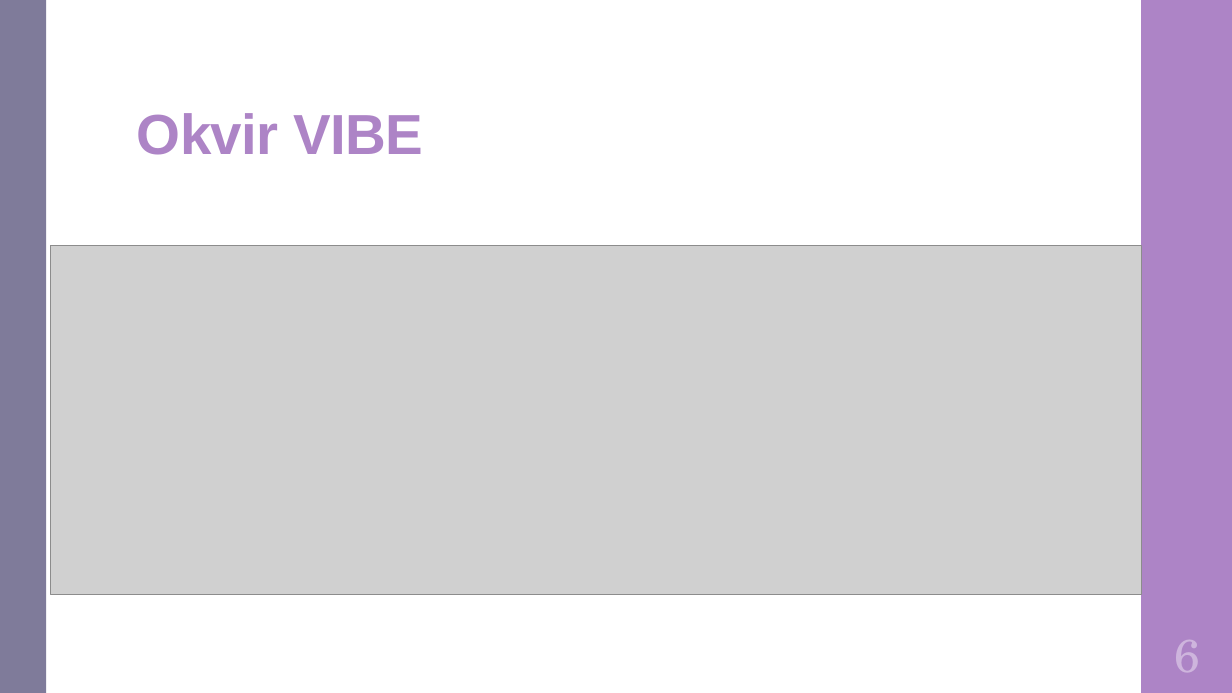
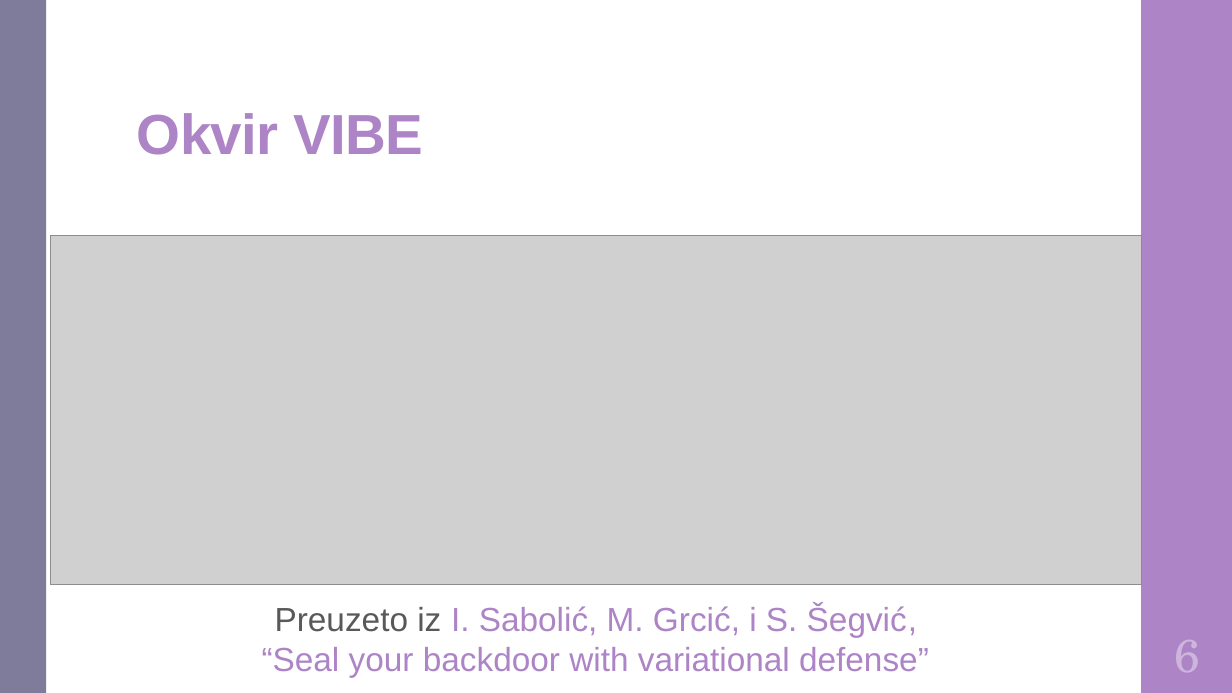
Before and after one commit to DomJamb/Diplomski-Rad-Doku, a slide deck: slide 8 of Prezentacija/Varijacijsko učenje na zašumljenim oznakama.pptx. Drawn at 1232x693 pixels with LibreOffice and Linux fonts; fonts in the diff are those of the drawing; grey boxes stand for pictures. Boxes give left, top, right and bottom in pixels: in the first picture for what was removed or moved away, otherwise in the second. Text is boxed around its words. In the diff, an @@ line names an element or a change of style, - is before the commit and + after.

Commit message:
presentation v1

```diff
--- a/Prezentacija/Varijacijsko učenje na zašumljenim oznakama.pptx
+++ b/Prezentacija/Varijacijsko učenje na zašumljenim oznakama.pptx
@@ picture: place and size @@
-picture at box(51, 246, 1141, 594)
+picture at box(51, 236, 1141, 584)
@@ text added at box(262, 604, 929, 677), 26 pt, text #AD84C6 @@
+Preuzeto iz I. Sabolić, M. Grcić, i S. Šegvić, “Seal your backdoor with variational defense”
```
Also in this commit, not shown: 2 other slides changed, 8 slides added, 3 slides removed, 1 other file.
